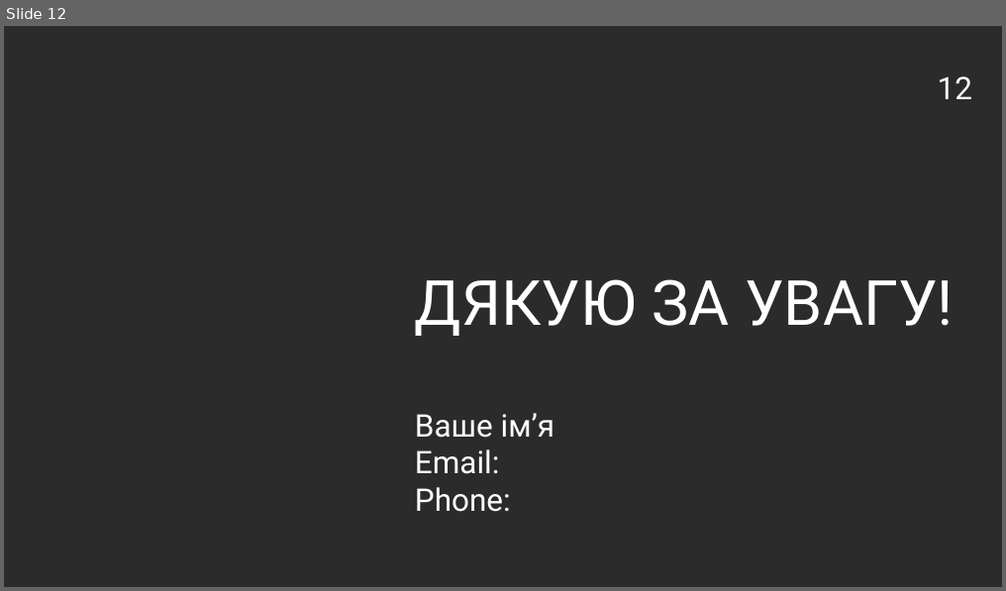
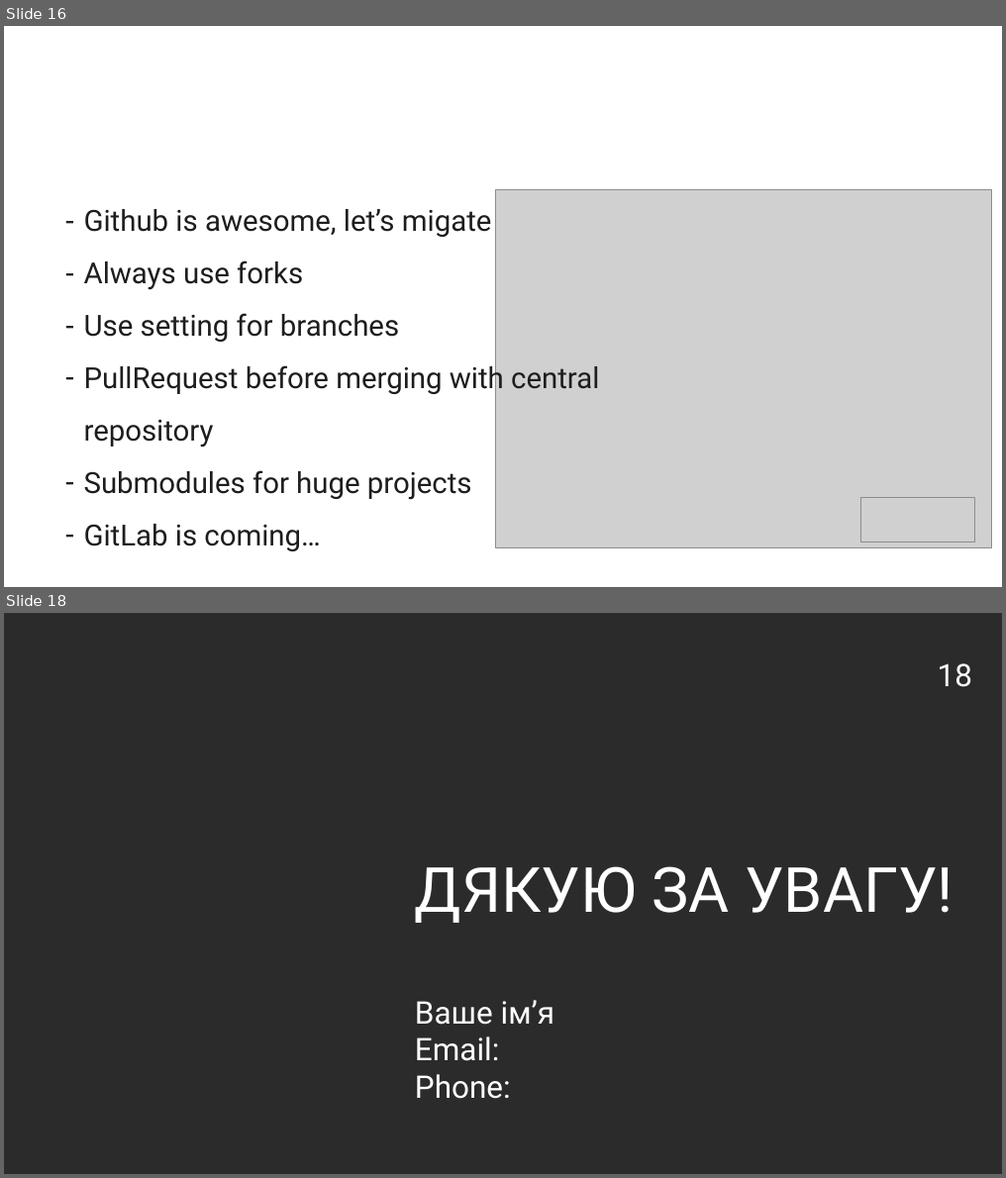
Before and after one commit to vitaliiTolmachov/Presentation, a slide deck: Presentation_easypay.pptx. Shown one above the other, each under a label of ours: slide 12 before the commit, slides 16 and 18 after it; the slides between them are not shown. The pictures are 1006x591 and 1006x1178 pixels, drawn with LibreOffice and Linux fonts; fonts in the diff are those of the drawing; grey boxes stand for pictures; background and template pictures are left out; a plain dark background stands for a picture behind light text. Boxes give left, top, right and bottom in pixels: in the first picture for what was removed or moved away, otherwise in the second. Text is boxed around its words. In the diff, an @@ line names an element or a change of style, - is before the commit and + after.

Commit message:
Add all slides

```diff
--- a/Presentation_easypay.pptx
+++ b/Presentation_easypay.pptx
@@ slide 16 added at (4, 26, 1002, 587), background picture (left out) @@
@@ text added at (56, 71, 917, 115), 30 pt, text #FFFFFF @@
+Summary
@@ page number added at (927, 59, 983, 116), 30 pt, text #FFFFFF @@
+16
@@ picture added at (495, 190, 991, 549) @@
@@ text added at (84, 209, 599, 552), 28 pt, text #1D1D1D @@
+– Github is awesome, let’s migate
+– Always use forks
+– Use setting for branches
+– PullRequest before merging with central repository
+– Submodules for huge projects
+– GitLab is coming…
@@ picture added at (861, 497, 974, 543) @@
@@ what was slide 12 is now slide 18 @@
@@ page number at (938, 663, 972, 687): text changed @@
-12
+18
```
Also in this commit, not shown: 2 slides changed, 13 other slides added, 8 slides removed.
